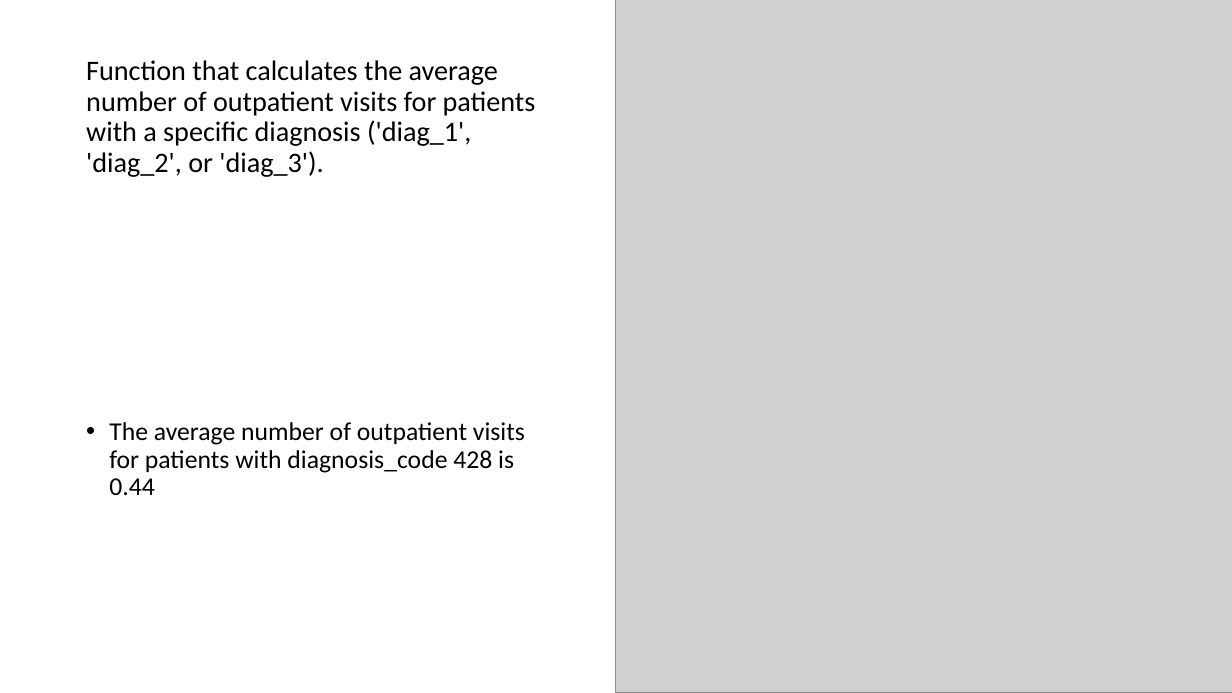
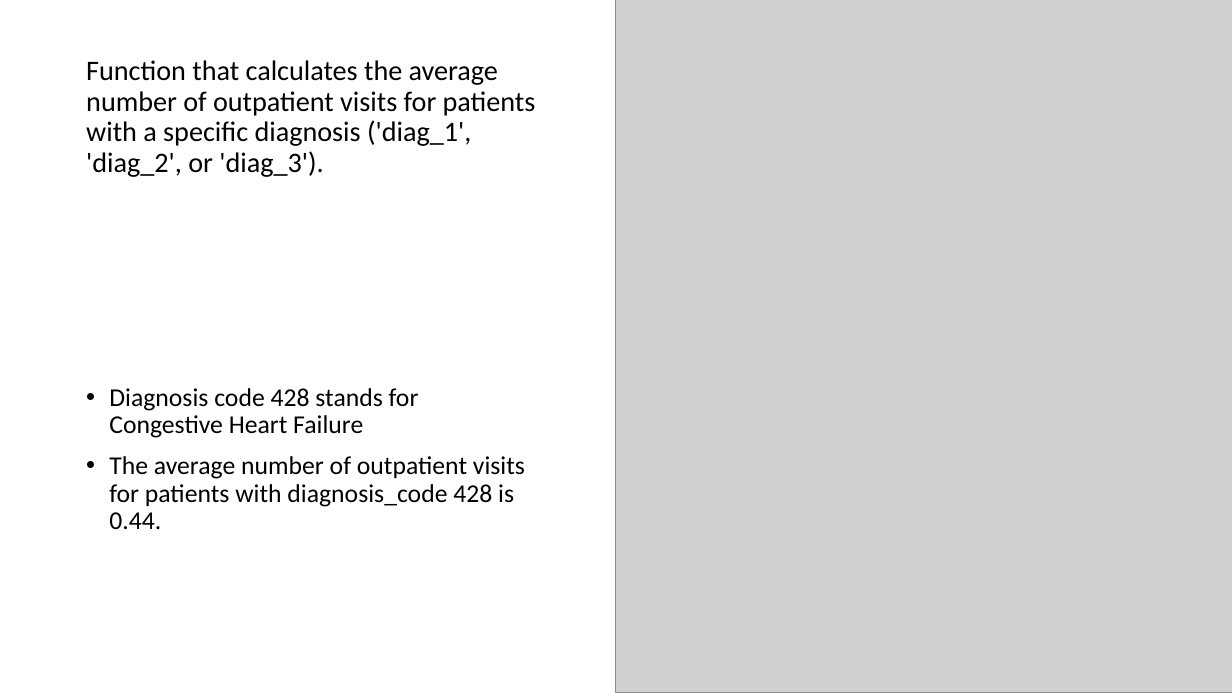
Before and after one commit to Thomas-George-T/Diabetic-Readmission-Exploration, a slide deck: slide 22 of Diabetic Readmission Exploration.pptx. Drawn at 1232x693 pixels with LibreOffice and Linux fonts; fonts in the diff are those of the drawing; grey boxes stand for pictures. Boxes give left, top, right and bottom in pixels: in the first picture for what was removed or moved away, otherwise in the second. Text is boxed around its words. In the diff, an @@ line names an element or a change of style, - is before the commit and + after.

```diff
--- a/Diabetic Readmission Exploration.pptx
+++ b/Diabetic Readmission Exploration.pptx
@@ text at <box>109,388,525,529</box>: text changed @@
-• The average number of outpatient visits for patients with diagnosis_code 428 is 0.44
+• Diagnosis code 428 stands for Congestive Heart Failure
+• The average number of outpatient visits for patients with diagnosis_code 428 is 0.44.
```
Also in this commit, not shown: 7 other slides changed, 1 other file.
